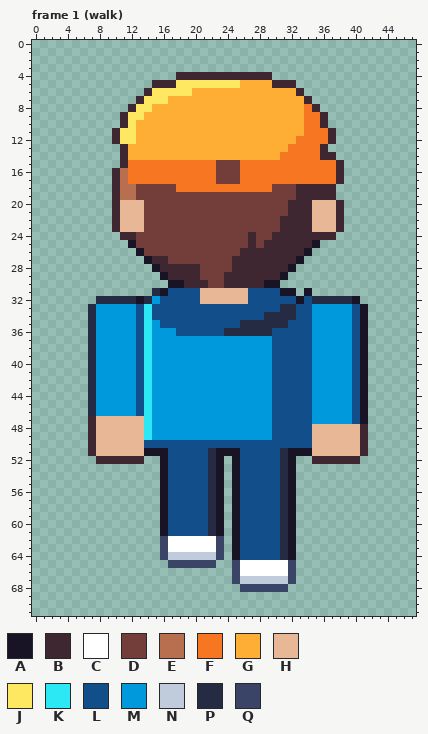
A pixel-art file gets an edit: art/road/walker-casey.aseprite. Above: the version before the commit.
48x72 pixels, 20 frames. Shown: frame 1 (walk). The commit also changed other frames, which this record leaves out.
Palette (. is transparent): A #181425  B #3e2731  C #ffffff  D #733e39  E #b86f50  F #f77622  G #feae34  H #e8b796  J #fee761  K #2ce8f5  L #124e89  M #0099db  N #c0cbdc  P #262b44  Q #3a4466
Pixels before, frame 1 (walk) (only the part around the change), first column x 9:
49 HHHHHKMMMMMMMMMMMMMMMLLLLLHHHHHHB
50 HHHHHLLLLLLLLLLLLLLLLLLLLLHHHHHHB
51 HHHHHAAALLLLLPAAALLLLLPAAAHHHHHHB
52 BBBBB..ALLLLLPA.ALLLLLPA..BBBBBB.
53 .......ALLLLLPA.ALLLLLPA.........
54 .......ALLLLLPA.ALLLLLPA.........
55 .......ALLLLLPA.ALLLLLPA.........
56 .......ALLLLLPA.ALLLLLPA.........
57 .......ALLLLLPA.ALLLLLPA.........
58 .......ALLLLLPA.ALLLLLPA.........
59 .......ALLLLLPA.ALLLLLPA.........
60 .......ALLLLLPA.ALLLLLPA.........
61 .......ALLLLLPA.ALLLLLPA.........
62 .......QCCCCCCQ.ALLLLLPA.........
63 .......QCCCCCCQ.ALLLLLPA.........
64 .......QNNNNNNQ.ALLLLLPA.........
65 ........QQQQQQ..QCCCCCCQ.........
66 ................QCCCCCCQ.........
67 ................QNNNNNNQ.........
68 .................QQQQQQ..........
69 .................................
70 .................................
71 .................................
The same view after the edit:
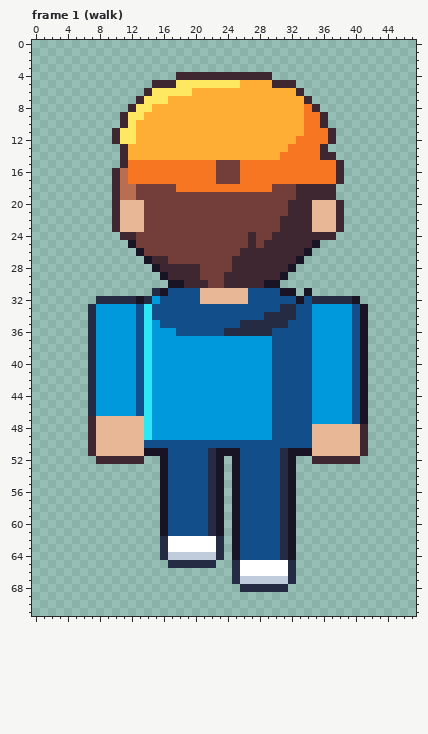
Edits made:
Changed rows in their new state; - is an unchanged pixel.
Frame 1 (walk):
first column x 16:
62 P------P---------
63 P------P---------
64 P------P---------
65 -PPPPPP--P------P
66 ---------P------P
67 ---------P------P
68 ----------PPPPPP-
Pixel boxes of the changes (left, top, right, bottom) in both pictures:
changed: (160, 536, 296, 592)
